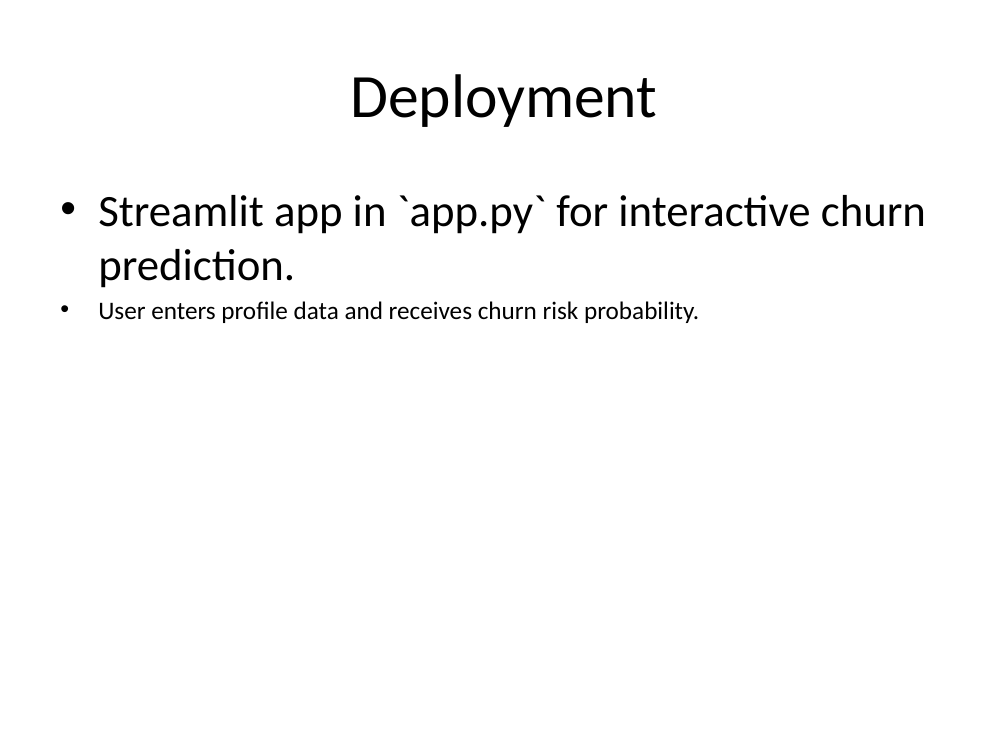
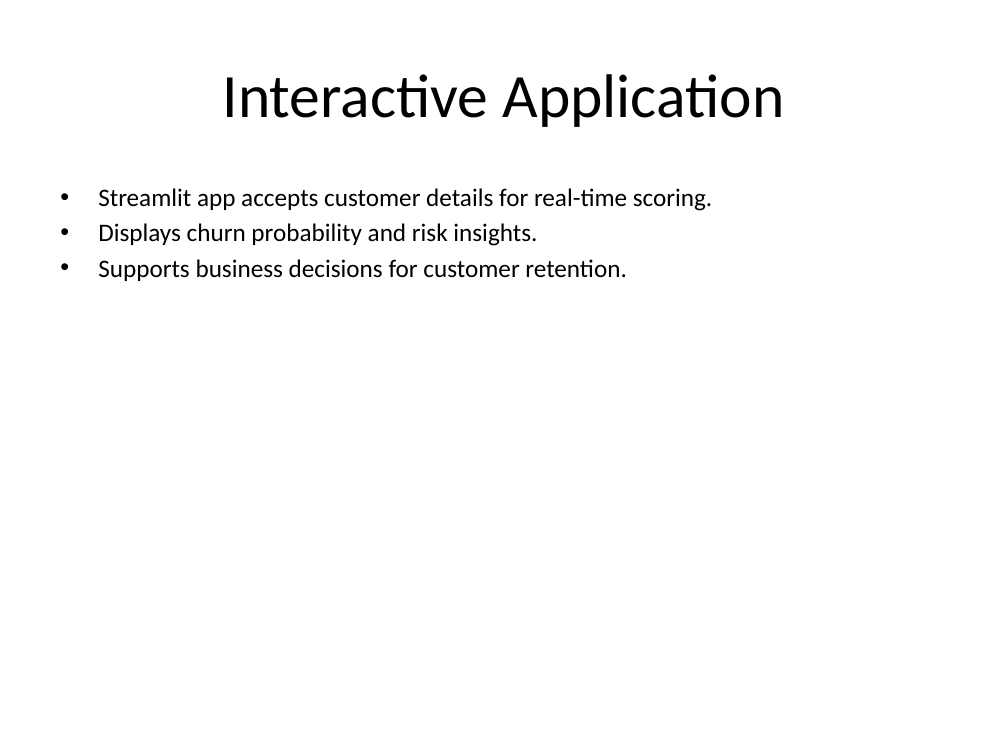
Before and after one commit to Luckyrajbhar/bank-customer-churn-ml, a slide deck: slide 6 of Bank_Churn_Presentation.pptx (slide 5 before the commit). Drawn at 1008x756 pixels with LibreOffice and Linux fonts; fonts in the diff are those of the drawing. Boxes give left, top, right and bottom in pixels: in the first picture for what was removed or moved away, otherwise in the second. Text is boxed around its words. In the diff, an @@ line names an element or a change of style, - is before the commit and + after.

```diff
--- a/Bank_Churn_Presentation.pptx
+++ b/Bank_Churn_Presentation.pptx
@@ title at [223,74,784,127]: text changed @@
-Deployment
+Interactive Application
@@ text at [98,188,713,281]: text changed @@
-• Streamlit app in `app.py` for interactive churn prediction.
-• User enters profile data and receives churn risk probability.
+• Streamlit app accepts customer details for real-time scoring.
+• Displays churn probability and risk insights.
+• Supports business decisions for customer retention.
```
Also in this commit, not shown: 4 other slides changed, 3 slides added, 1 slide removed, 2 other files.
